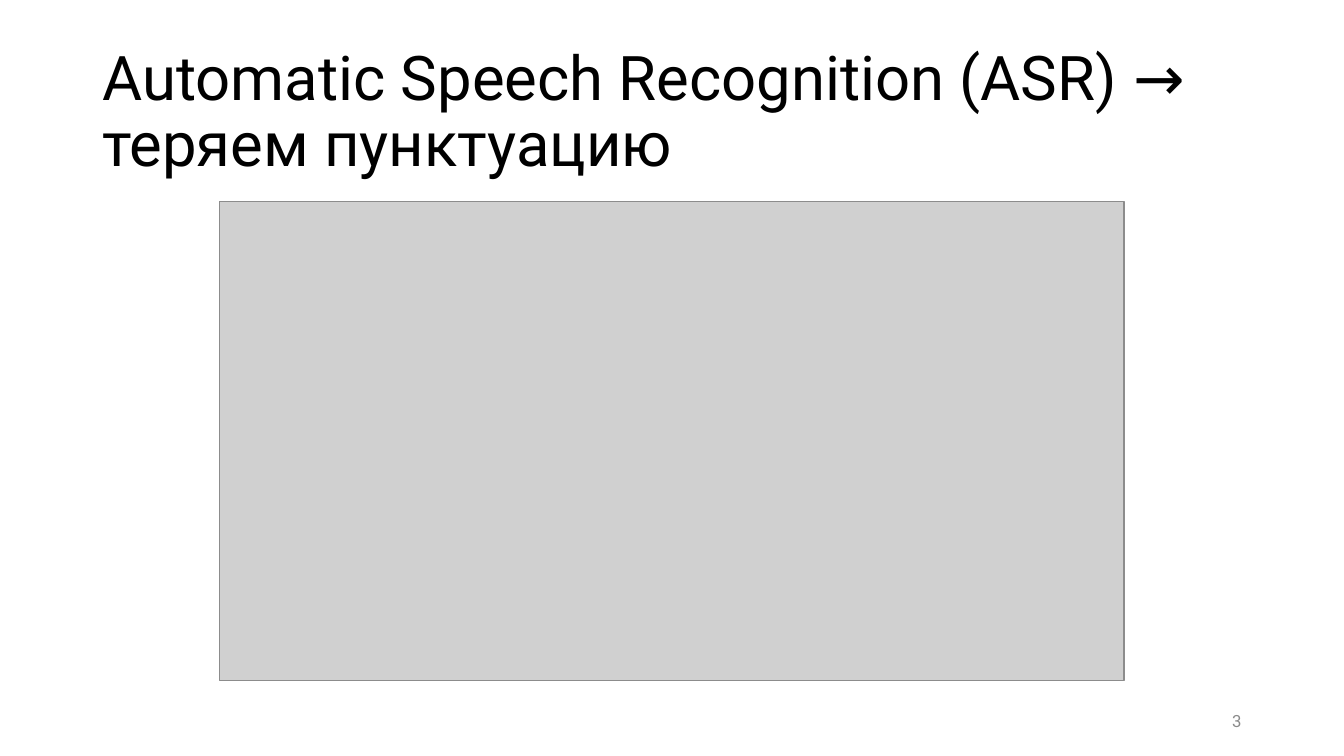
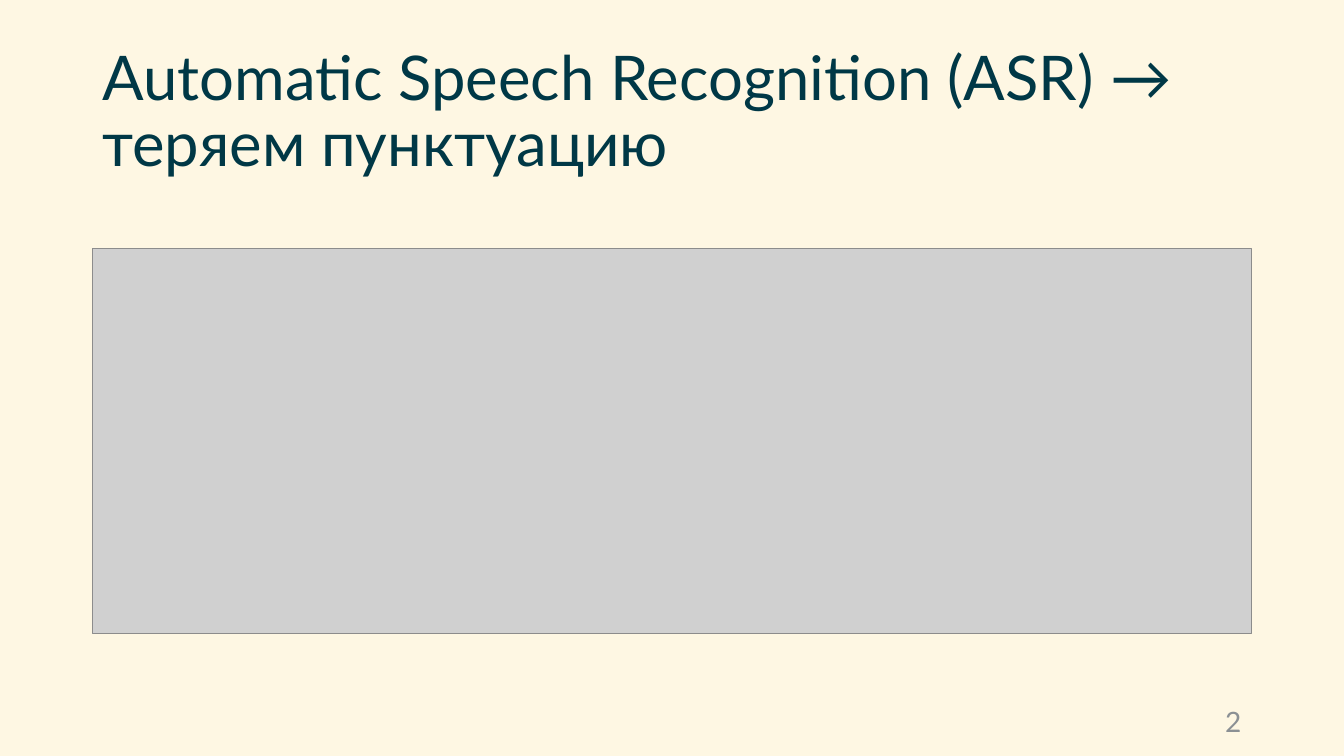
Before and after one commit to SirojiddinSaidmurodov/degree-work, a slide deck: slide 2 of docs/Предзащита.pptx (slide 3 before the commit). Drawn at 1344x756 pixels with LibreOffice and Linux fonts; fonts in the diff are those of the drawing; grey boxes stand for pictures. Boxes give left, top, right and bottom in pixels: in the first picture for what was removed or moved away, otherwise in the second. Text is boxed around its words. In the diff, an @@ line names an element or a change of style, - is before the commit and + after.

```diff
--- a/docs/Предзащита.pptx
+++ b/docs/Предзащита.pptx
@@ background #FFFFFF to #FEF7E3 @@
@@ title "Automatic Speech Recognition (ASR) → ..." at bbox=[102, 52, 1094, 177]: font Roboto to Lato, text colour #000000 to #003846 @@
@@ picture: place and size @@
-picture at bbox=[220, 202, 1124, 682]
+picture at bbox=[93, 249, 1252, 634]
@@ page number at bbox=[1225, 712, 1241, 732]: text changed; size 12 to 20 pt; font Roboto to Lato; text colour #8C8C8C to #8C9194 @@
-3
+2
```
Also in this commit, not shown: 8 other slides changed, 5 slides added, 1 slide removed, 3 other files.
